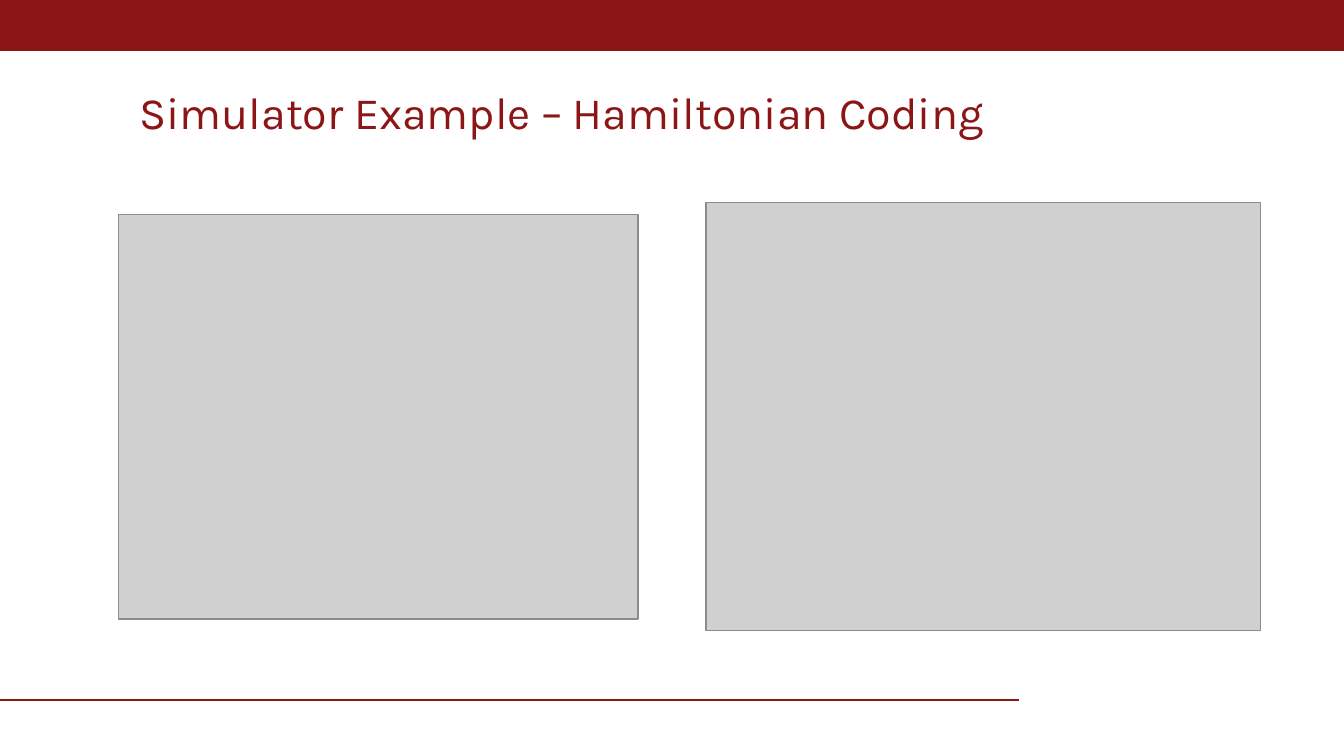
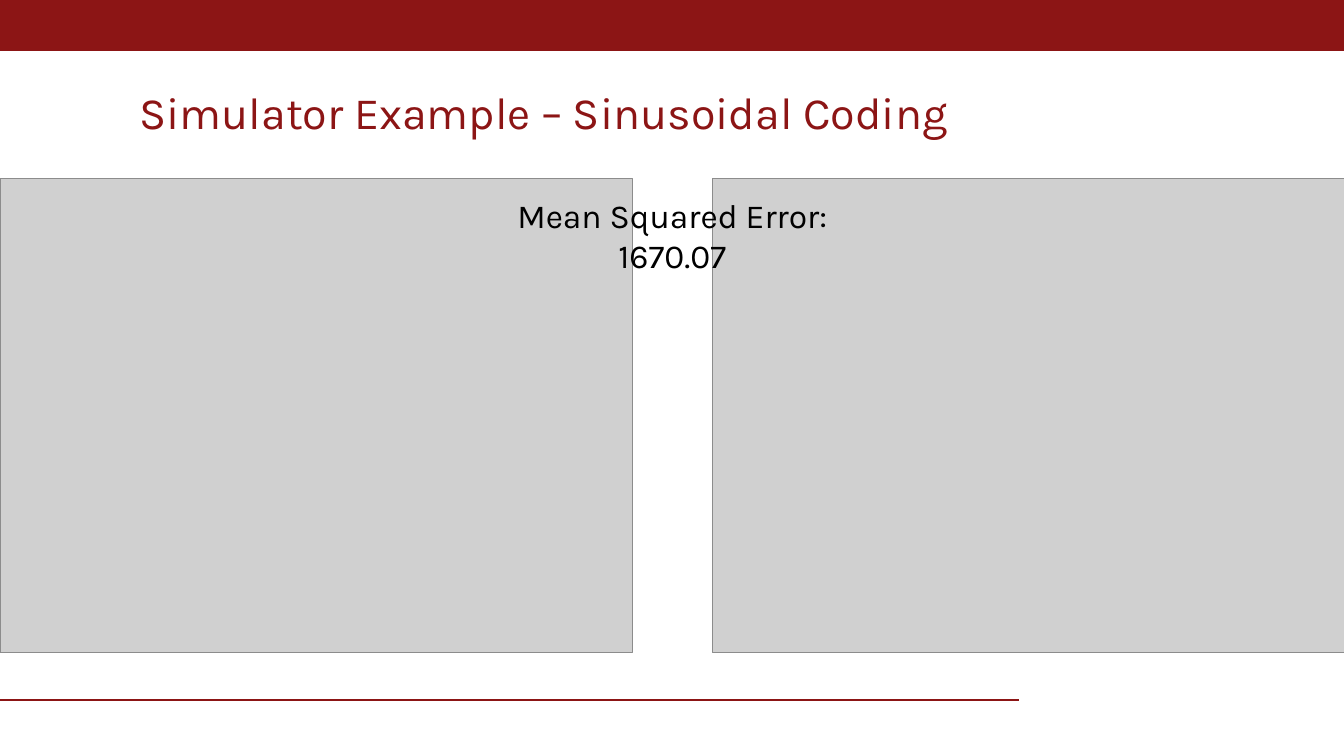
Before and after one commit to nsgaudio/ToF-Coding-Function-Optimization, a slide deck: slide 22 of CS231N_project_v2.pptx (slide 23 before the commit). Drawn at 1344x756 pixels with LibreOffice and Linux fonts; fonts in the diff are those of the drawing; grey boxes stand for pictures; background and template pictures are left out. Boxes give left, top, right and bottom in pixels: in the first picture for what was removed or moved away, otherwise in the second. Text is boxed around its words. In the diff, an @@ line names an element or a change of style, - is before the commit and + after.

```diff
--- a/CS231N_project_v2.pptx
+++ b/CS231N_project_v2.pptx
@@ title at [139, 98, 947, 140]: text changed @@
-Simulator Example – Hamiltonian Coding
+Simulator Example – Sinusoidal Coding
@@ picture: place and size @@
-picture at [118, 215, 638, 620]
+picture at [0, 179, 632, 653]
@@ picture: place and size @@
-picture at [706, 203, 1261, 630]
+picture at [712, 179, 1344, 653]
@@ text added at [517, 198, 827, 277], 18 pt, text #000000 @@
+Mean Squared Error: 1670.07
```
Also in this commit, not shown: 1 other slide changed, 2 slides added, 1 slide removed, 4 other files.
